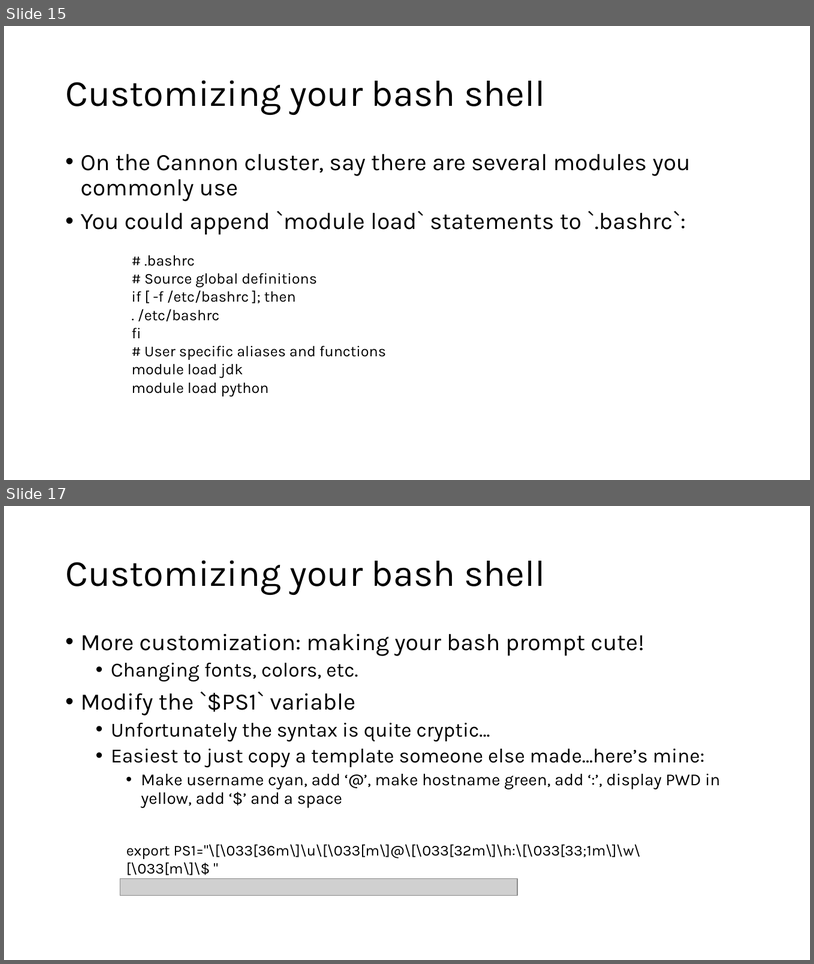
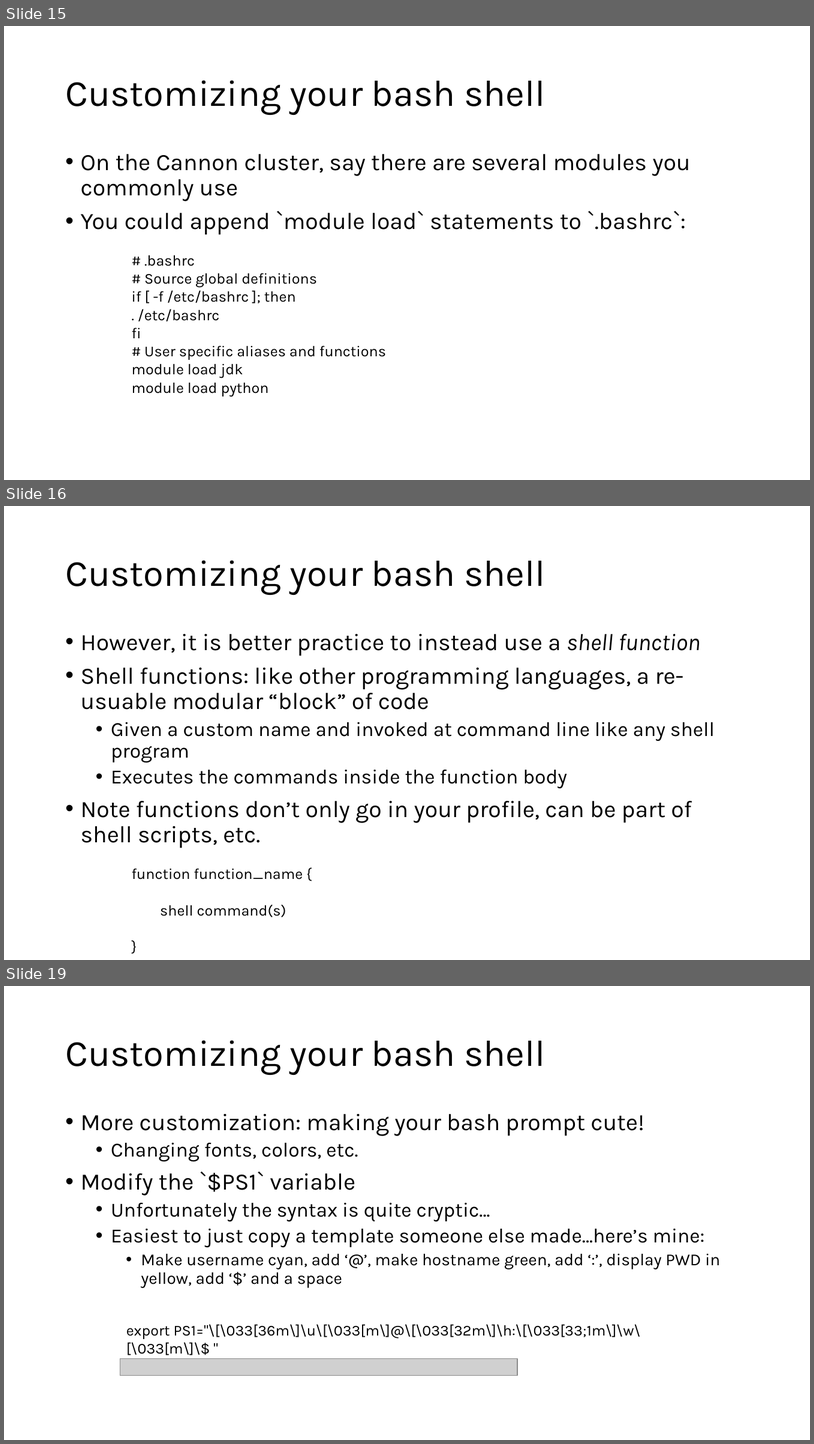
Before and after one commit to harvardinformatics/short-trainings, a slide deck: cmd-line-101/cmdline_tips_draft.pptx. Shown one above the other, each under a label of ours: slides 15 and 17 before the commit, slides 15, 16 and 19 after it; the slides between them are not shown. The pictures are 814x964 and 814x1444 pixels, drawn with LibreOffice and Linux fonts; fonts in the diff are those of the drawing; grey boxes stand for pictures. Boxes give left, top, right and bottom in pixels: in the first picture for what was removed or moved away, otherwise in the second. Text is boxed around its words. In the diff, an @@ line names an element or a change of style, - is before the commit and + after.

Commit message:
added functions and aliaes

```diff
--- a/cmd-line-101/cmdline_tips_draft.pptx
+++ b/cmd-line-101/cmdline_tips_draft.pptx
@@ slide 16 added at (4,506,810,960), background #FFFFFF @@
@@ title added at (65,560,546,595), 44 pt, text #000000 @@
+Customizing your bash shell
@@ text added at (81,634,715,848), 28 pt, text #000000 @@
+• However, it is better practice to instead use a shell function
+• Shell functions: like other programming languages, a re-usuable modular “block” of code
+  • Given a custom name and invoked at command line like any shell program
+  • Executes the commands inside the function body
+• Note functions don’t only go in your profile, can be part of shell scripts, etc.
@@ text added at (132,868,303,917), 18 pt, text #000000 @@
+function function_name {
+shell command(s)
+}
@@ what was slide 17 is now slide 19 @@
```
Also in this commit, not shown: 1 slide changed, 5 other slides added.
